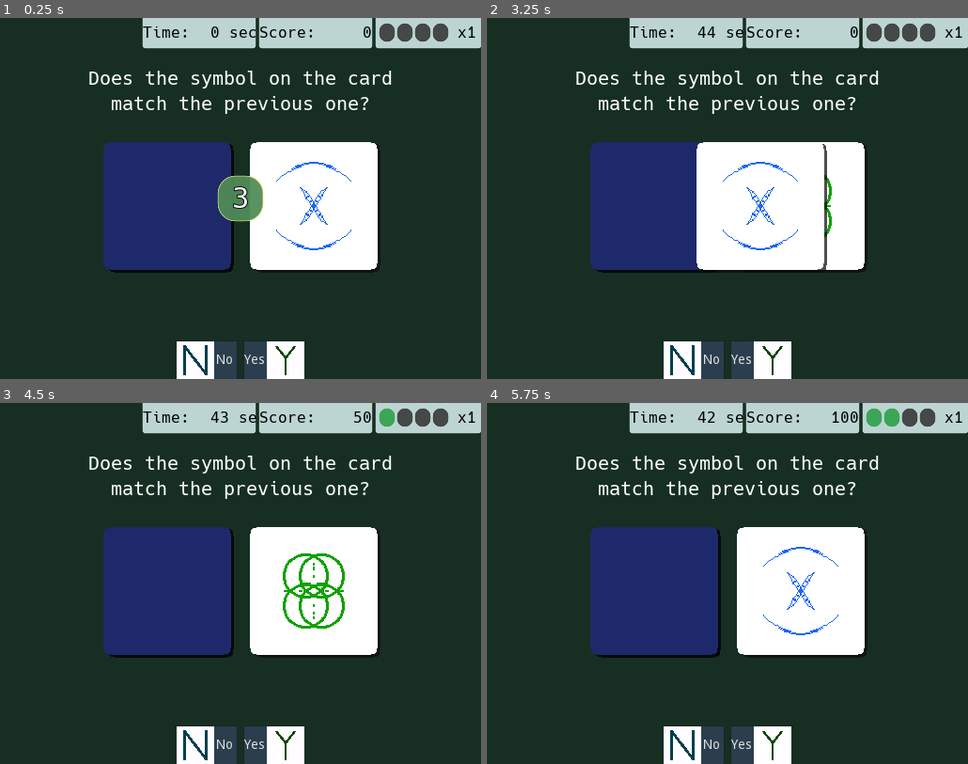
Above: before the commit, frames 1-4 (two rows, left to right).
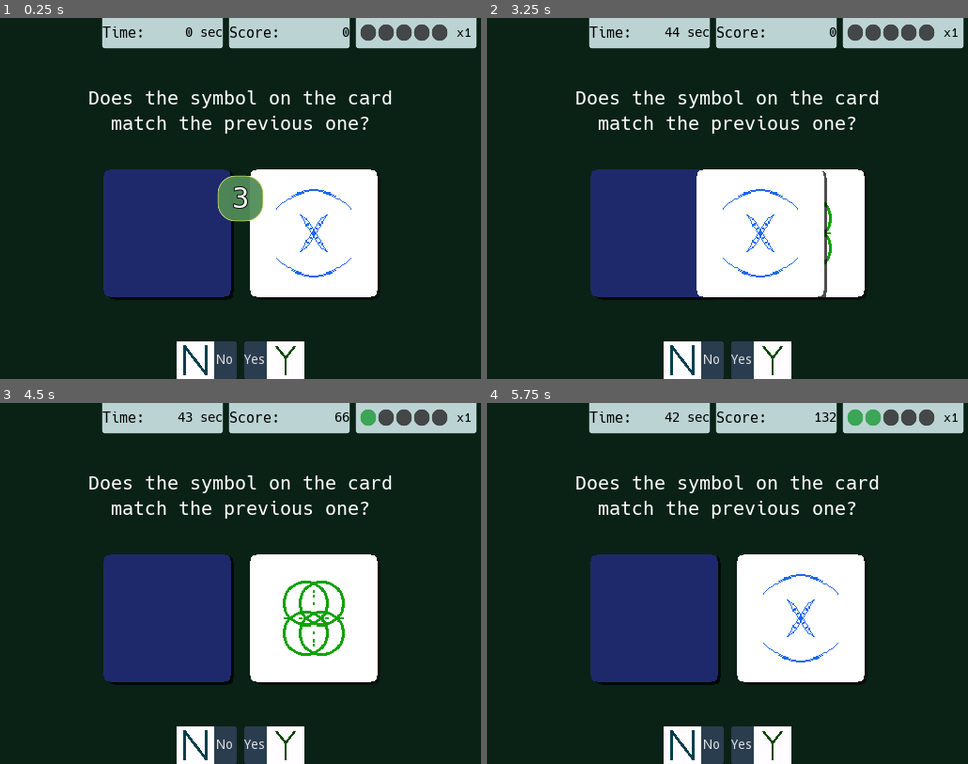
Above: after the commit, the same moments.

Repository: doc-breen/OccultQuickMatch
Game: Godot game, scene res://FastMatchGame.tscn
The game is run twice, just before and just after one commit, with the same random seed, the same clock (stepped at 60 frames per second) and the same inputs.
Inputs:
- Up to frame 1 (0.25 s): no input
- Up to frame 2 (3.25 s): click "Yes" at 0.5 s; click "No" at 1.25 s; hold Right (ui_right) 2.03-2.78 s; tap Enter at 2.75 s; hold Left (ui_left) from 2.78 s (still down)
- Up to frame 3 (4.5 s): release Left (ui_left) at 3.53 s; hold Right (ui_right) from 3.53 s (still down); tap Space at 4.25 s
- Up to frame 4 (5.75 s): tap Enter at 5 s; release Right (ui_right) at 5.03 s; hold Left (ui_left) from 5.03 s (still down)

The runs differ from the first frame. In frame 1, 13% of the frame differs, in the area x 18-100%, y 0-100%; in frame 2, 14%; in frame 3, 14%; in frame 4, 14%.

Commit message:
Add files via upload

Diff:
--- a/FastMatchGame.gd
+++ b/FastMatchGame.gd
@@ -13,6 +13,7 @@
 onready var streak_2 = $HUD/Streak/VBoxContainer/Counters/Streak2
 onready var streak_3 = $HUD/Streak/VBoxContainer/Counters/Streak3
 onready var streak_4 = $HUD/Streak/VBoxContainer/Counters/Streak4
+onready var streak_5 = $HUD/Streak/VBoxContainer/Counters/Streak5
 var light_streak = Color("3ba656")
 var dark_streak = Color("de323232")
 # Remember last card and display new one
@@ -37,7 +38,6 @@
 onready var count_label = $Countdown/Label
 
 func _ready():
-	#default_pos = card_shown.rect_position
 	rng.randomize()
 	# Initialize random card
 	this_card = rng.randi_range(1,5)
@@ -66,6 +66,7 @@
 	timer.start(45)
 
 func _input(event):
+	# Prevent input spam by checking for echoes
 	if player_ready and !event.is_echo():
 		if event.is_action("ui_left"):
 			_on_NoButton_pressed()
@@ -79,7 +80,7 @@
 	hud_streak.text = "x"+String(mult)
 
 func _show_card(card):
-
+	# Relate random number selected to an image
 	match card:
 		1:
 			card_shown.texture = card1
@@ -93,7 +94,9 @@
 			card_shown.texture = card5
 
 func _change_card():
+	# Prevent input until animation completes
 	player_ready = false
+	# Store previous card before showing new one
 	last_card = this_card
 	this_card = rng.randi_range(1,5)
 	# Put new card under old card
@@ -103,7 +106,8 @@
 	card_stack.rect_position = Vector2(0,0)
 	# Set the new card underneath
 	_show_card(this_card)
-	# Add old card as child of new card
+	# Add old card as child of new card because children
+	# are drawn over their parents by default
 	$VBoxContainer/CardPiles/Card.add_child(card_stack)
 	# tween last card away
 	var tween = create_tween()
@@ -111,21 +115,24 @@
 	# Flip card
 	card_stack.texture = card0
 	card_stack.self_modulate = Color("142661")
+	# Finish tweening flipped card
+	# Have to create new tween because tweens auto-free
 	tween = create_tween()
 	yield(tween.tween_property(card_stack,"rect_position",-Vector2(104,0),.15),"finished")
 	card_stack.queue_free()
+	# Allow input again
 	player_ready = true
 
 
 func _check_card(ans):
 	# Check if this card matches last card
 	match ans:
-		1:
+		1:	# This choice is when Yes is pressed
 			if this_card == last_card:
 				_up_score()
 			else:
 				_end_streak()
-		0:
+		0:	# This is when No is pressed
 			if this_card != last_card:
 				_up_score()
 			else: _end_streak()
@@ -135,7 +142,7 @@
 func _up_score():
 	# Increase streak counter
 	streak += 1
-	# Light up a streak counter
+	# Light up a streak counter in hud
 	match streak:
 		1:
 			streak_1.self_modulate = light_streak
@@ -146,21 +153,25 @@
 		4:
 			streak_4.self_modulate = light_streak
 		5:
+			streak_5.self_modulate = light_streak
+		6:
 			streak = 0
 			_clear_streaks()
-
+			# Increase score multiplier
 			mult += 1
-			if mult > 10:
-				mult = 10
+			if mult > 20:
+				mult = 20
 	# Play sound and increment score
 	right_sound.play()
-	score += 50*mult
+	score += 66*mult
 
 func _clear_streaks():
+	# Remove streak highlights from hud
 	streak_1.self_modulate = dark_streak
 	streak_2.self_modulate = dark_streak
 	streak_3.self_modulate = dark_streak
 	streak_4.self_modulate = dark_streak
+	streak_5.self_modulate = dark_streak
 
 func _end_streak():
 	# Play sound
@@ -174,10 +185,11 @@
 
 
 func _end_game():
-	# Stop accepting input and display popuptext
+	# Stop accepting input and display popup menu
 	player_ready = false
 	$UI/NoButton.disabled = true
 	$UI/YesButton.disabled = true
+	get_tree().paused = true
 	$PopupDialog.popup()
 
 
@@ -187,10 +199,12 @@
 
 
 func _on_YesButton_pressed():
+	# Extra check to prevent input spam
 	if player_ready:
 		_check_card(1)
 
 func _on_NoButton_pressed():
+	# Extra check to prevent input spam
 	if player_ready:
 		_check_card(0)
 
@@ -200,3 +214,5 @@
 	# Re-enable buttons
 	$UI/NoButton.disabled = false
 	$UI/YesButton.disabled = false
+	# Unpause tree
+	get_tree().paused = false
--- a/FastMatchGame.tscn
+++ b/FastMatchGame.tscn
@@ -15,10 +15,12 @@
 corner_radius_bottom_left = 3
 
 [sub_resource type="DynamicFont" id=1]
+size = 15
 use_filter = true
 font_data = ExtResource( 5 )
 
 [sub_resource type="DynamicFont" id=9]
+size = 14
 use_filter = true
 font_data = ExtResource( 5 )
 
@@ -28,10 +30,12 @@
 corner_radius_bottom_left = 3
 
 [sub_resource type="DynamicFont" id=2]
+size = 15
 use_filter = true
 font_data = ExtResource( 5 )
 
 [sub_resource type="DynamicFont" id=10]
+size = 14
 use_filter = true
 font_data = ExtResource( 5 )
 
@@ -42,10 +46,10 @@
 
 [sub_resource type="StyleBoxFlat" id=21]
 bg_color = Color( 1, 1, 1, 1 )
-corner_radius_top_left = 12
-corner_radius_top_right = 12
-corner_radius_bottom_right = 12
-corner_radius_bottom_left = 12
+corner_radius_top_left = 11
+corner_radius_top_right = 11
+corner_radius_bottom_right = 11
+corner_radius_bottom_left = 11
 
 [sub_resource type="StyleBoxFlat" id=22]
 bg_color = Color( 1, 1, 1, 1 )
@@ -69,6 +73,7 @@
 corner_radius_bottom_left = 12
 
 [sub_resource type="DynamicFont" id=3]
+size = 13
 use_filter = true
 font_data = ExtResource( 5 )
 
@@ -79,24 +84,36 @@
 
 [sub_resource type="StyleBoxFlat" id=25]
 bg_color = Color( 0.203922, 0.45098, 0.443137, 0.901961 )
-corner_radius_top_right = 2
-corner_radius_bottom_right = 2
+corner_radius_top_left = 3
+corner_radius_top_right = 3
+corner_radius_bottom_right = 3
+corner_radius_bottom_left = 3
+corner_detail = 5
 
 [sub_resource type="StyleBoxFlat" id=6]
 bg_color = Color( 0.184314, 0.258824, 0.333333, 0.901961 )
-corner_radius_top_right = 2
-corner_radius_bottom_right = 2
+corner_radius_top_left = 3
+corner_radius_top_right = 3
+corner_radius_bottom_right = 3
+corner_radius_bottom_left = 3
+corner_detail = 5
 shadow_size = 1
 
 [sub_resource type="StyleBoxFlat" id=26]
 bg_color = Color( 0.203922, 0.45098, 0.443137, 0.901961 )
-corner_radius_top_left = 2
-corner_radius_bottom_left = 2
+corner_radius_top_left = 3
+corner_radius_top_right = 3
+corner_radius_bottom_right = 3
+corner_radius_bottom_left = 3
+corner_detail = 5
 
 [sub_resource type="StyleBoxFlat" id=7]
 bg_color = Color( 0.184314, 0.258824, 0.333333, 0.901961 )
-corner_radius_top_left = 2
-corner_radius_bottom_left = 2
+corner_radius_top_left = 3
+corner_radius_top_right = 3
+corner_radius_bottom_right = 3
+corner_radius_bottom_left = 3
+corner_detail = 5
 shadow_size = 1
 
 [sub_resource type="StyleBoxFlat" id=5]
@@ -175,20 +192,22 @@
 [node name="Background" type="ColorRect" parent="."]
 anchor_right = 1.0
 anchor_bottom = 1.0
-color = Color( 0.0901961, 0.184314, 0.137255, 1 )
+color = Color( 0.0392157, 0.133333, 0.0862745, 1 )
 
 [node name="HUD" type="HBoxContainer" parent="."]
 anchor_left = 1.0
 anchor_right = 1.0
-margin_left = -360.0
+margin_left = -407.0
 margin_bottom = 32.0
 rect_min_size = Vector2( 256, 0 )
-alignment = 2
+custom_constants/separation = 7
+alignment = 1
 
 [node name="Time" type="Panel" parent="HUD"]
-margin_right = 120.0
+margin_left = 4.0
+margin_right = 132.0
 margin_bottom = 32.0
-rect_min_size = Vector2( 120, 0 )
+rect_min_size = Vector2( 128, 0 )
 custom_styles/panel = SubResource( 18 )
 
 [node name="Fixed" type="Label" parent="HUD/Time"]
@@ -204,7 +223,7 @@
 anchor_left = 1.0
 anchor_right = 1.0
 anchor_bottom = 1.0
-margin_left = -48.0
+margin_left = -66.0
 rect_min_size = Vector2( 40, 0 )
 custom_colors/font_color = Color( 0, 0, 0, 1 )
 custom_fonts/font = SubResource( 9 )
@@ -213,10 +232,10 @@
 valign = 1
 
 [node name="Score" type="Panel" parent="HUD"]
-margin_left = 124.0
-margin_right = 244.0
+margin_left = 139.0
+margin_right = 267.0
 margin_bottom = 32.0
-rect_min_size = Vector2( 120, 0 )
+rect_min_size = Vector2( 128, 0 )
 custom_styles/panel = SubResource( 19 )
 
 [node name="Fixed" type="Label" parent="HUD/Score"]
@@ -245,10 +264,10 @@
 valign = 1
 
 [node name="Streak" type="Panel" parent="HUD"]
-margin_left = 248.0
-margin_right = 360.0
+margin_left = 274.0
+margin_right = 402.0
 margin_bottom = 32.0
-rect_min_size = Vector2( 112, 0 )
+rect_min_size = Vector2( 128, 0 )
 custom_styles/panel = SubResource( 20 )
 
 [node name="VBoxContainer" type="VBoxContainer" parent="HUD/Streak"]
@@ -257,56 +276,64 @@
 alignment = 1
 
 [node name="Counters" type="HBoxContainer" parent="HUD/Streak/VBoxContainer"]
-margin_top = 6.0
-margin_right = 112.0
-margin_bottom = 25.0
+margin_top = 7.0
+margin_right = 128.0
+margin_bottom = 24.0
 rect_min_size = Vector2( 0, 16 )
 custom_constants/separation = 3
 alignment = 1
 
 [node name="Streak1" type="Panel" parent="HUD/Streak/VBoxContainer/Counters"]
 self_modulate = Color( 0.196078, 0.196078, 0.196078, 0.870588 )
-margin_left = 4.0
-margin_right = 20.0
-margin_bottom = 19.0
-rect_min_size = Vector2( 16, 16 )
+margin_left = 5.0
+margin_right = 21.0
+margin_bottom = 17.0
+rect_min_size = Vector2( 16, 8 )
 custom_styles/panel = SubResource( 21 )
 
 [node name="Streak2" type="Panel" parent="HUD/Streak/VBoxContainer/Counters"]
 self_modulate = Color( 0.196078, 0.196078, 0.196078, 0.870588 )
-margin_left = 23.0
-margin_right = 39.0
-margin_bottom = 19.0
+margin_left = 24.0
+margin_right = 40.0
+margin_bottom = 17.0
 rect_min_size = Vector2( 16, 16 )
 custom_styles/panel = SubResource( 22 )
 
 [node name="Streak3" type="Panel" parent="HUD/Streak/VBoxContainer/Counters"]
 self_modulate = Color( 0.196078, 0.196078, 0.196078, 0.870588 )
-margin_left = 42.0
-margin_right = 58.0
-margin_bottom = 19.0
+margin_left = 43.0
+margin_right = 59.0
+margin_bottom = 17.0
 rect_min_size = Vector2( 16, 16 )
 custom_styles/panel = SubResource( 23 )
 
 [node name="Streak4" type="Panel" parent="HUD/Streak/VBoxContainer/Counters"]
 self_modulate = Color( 0.196078, 0.196078, 0.196078, 0.870588 )
-margin_left = 61.0
-margin_right = 77.0
-margin_bottom = 19.0
+margin_left = 62.0
+margin_right = 78.0
+margin_bottom = 17.0
 rect_min_size = Vector2( 16, 16 )
 custom_styles/panel = SubResource( 24 )
 
+[node name="Streak5" type="Panel" parent="HUD/Streak/VBoxContainer/Counters"]
+self_modulate = Color( 0.196078, 0.196078, 0.196078, 0.870588 )
+margin_left = 81.0
+margin_right = 97.0
+margin_bottom = 17.0
+rect_min_size = Vector2( 16, 16 )
+custom_styles/panel = SubResource( 24 )
+
 [node name="ColorRect" type="ColorRect" parent="HUD/Streak/VBoxContainer/Counters"]
-margin_left = 80.0
-margin_right = 84.0
-margin_bottom = 19.0
+margin_left = 100.0
+margin_right = 104.0
+margin_bottom = 17.0
 rect_min_size = Vector2( 4, 16 )
 color = Color( 1, 1, 1, 0 )
 
 [node name="Dynamic" type="Label" parent="HUD/Streak/VBoxContainer/Counters"]
-margin_left = 87.0
-margin_right = 107.0
-margin_bottom = 19.0
+margin_left = 107.0
+margin_right = 123.0
+margin_bottom = 17.0
 rect_min_size = Vector2( 0, 16 )
 custom_colors/font_color = Color( 0, 0, 0, 1 )
 custom_fonts/font = SubResource( 3 )
@@ -320,15 +347,15 @@
 anchor_right = 0.5
 anchor_bottom = 0.5
 margin_left = -176.0
-margin_top = -160.0
+margin_top = -143.0
 margin_right = 176.0
-margin_bottom = 96.0
+margin_bottom = 129.0
 alignment = 1
 
 [node name="Label" type="Label" parent="VBoxContainer"]
-margin_top = 20.0
+margin_top = 24.0
 margin_right = 352.0
-margin_bottom = 76.0
+margin_bottom = 80.0
 rect_min_size = Vector2( 0, 56 )
 custom_fonts/font = SubResource( 14 )
 text = "Does the symbol on the card match the previous one?"
@@ -336,17 +363,17 @@
 autowrap = true
 
 [node name="ColorRect" type="ColorRect" parent="VBoxContainer"]
-margin_top = 80.0
+margin_top = 84.0
 margin_right = 352.0
-margin_bottom = 96.0
-rect_min_size = Vector2( 0, 16 )
+margin_bottom = 108.0
+rect_min_size = Vector2( 0, 24 )
 color = Color( 1, 1, 1, 0 )
 
 [node name="CardPiles" type="HBoxContainer" parent="VBoxContainer"]
 modulate = Color( 1.5, 1.1, 1.1, 1 )
-margin_top = 100.0
+margin_top = 112.0
 margin_right = 352.0
-margin_bottom = 236.0
+margin_bottom = 248.0
 custom_constants/separation = 20
 alignment = 1
 
@@ -400,9 +427,9 @@
 anchor_top = 1.0
 anchor_right = 0.5
 anchor_bottom = 1.0
-margin_left = -20.0
+margin_left = -68.0
 margin_top = -40.0
-margin_right = 20.0
+margin_right = 68.0
 grow_horizontal = 2
 grow_vertical = 2
 rect_min_size = Vector2( 128, 0 )
@@ -438,6 +465,7 @@
 one_shot = true
 
 [node name="PopupDialog" type="PopupDialog" parent="."]
+pause_mode = 2
 anchor_left = 0.5
 anchor_top = 0.5
 anchor_right = 0.5
--- a/TitleMenu.gd
+++ b/TitleMenu.gd
@@ -2,11 +2,13 @@
 # This merely needs to display the title screen
 onready var start_button = $VBoxContainer/Button
 onready var game = preload("res://FastMatchGame.tscn")
-# I wanted to change the outline size of the start button font and
-# apply a glow via a WorldEnvironment to make it more visually interesting
-# but you cannot change theme overrides at runtime, and I am not sure it is
+# I wanted to change the outline size of the start button
+# font and apply a glow via a WorldEnvironment to make it
+# more visually interesting, but you cannot change theme
+# overrides at runtime, and I am not sure it is even
 # possible for WorldEnvironment to affect Control nodes.
-# A downside to doing all of the design via built-ins.
+# Downside to doing all of the design via built-ins, I guess
+# Oh well
 
 func _on_Button_pressed():
 	get_tree().change_scene_to(game)
